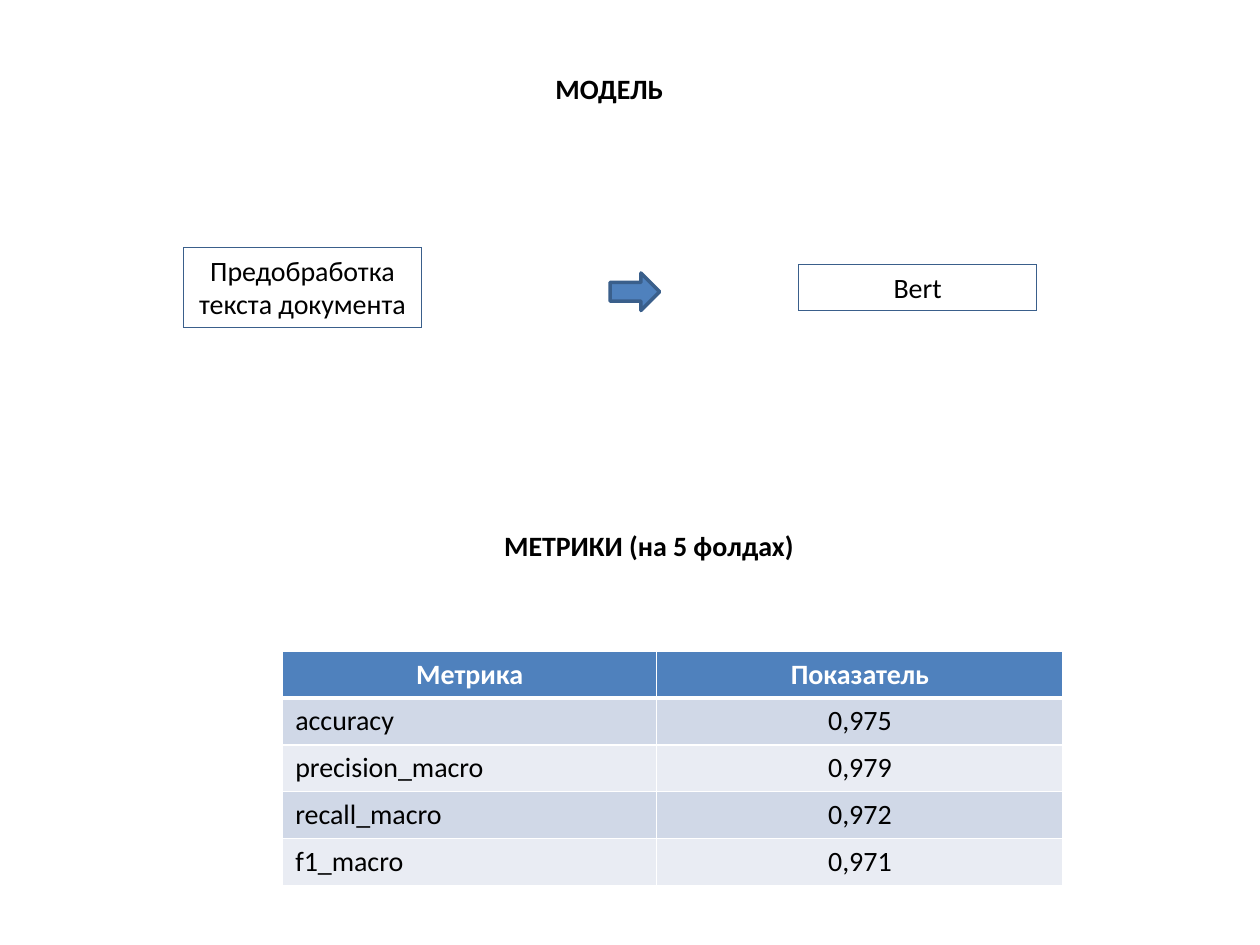
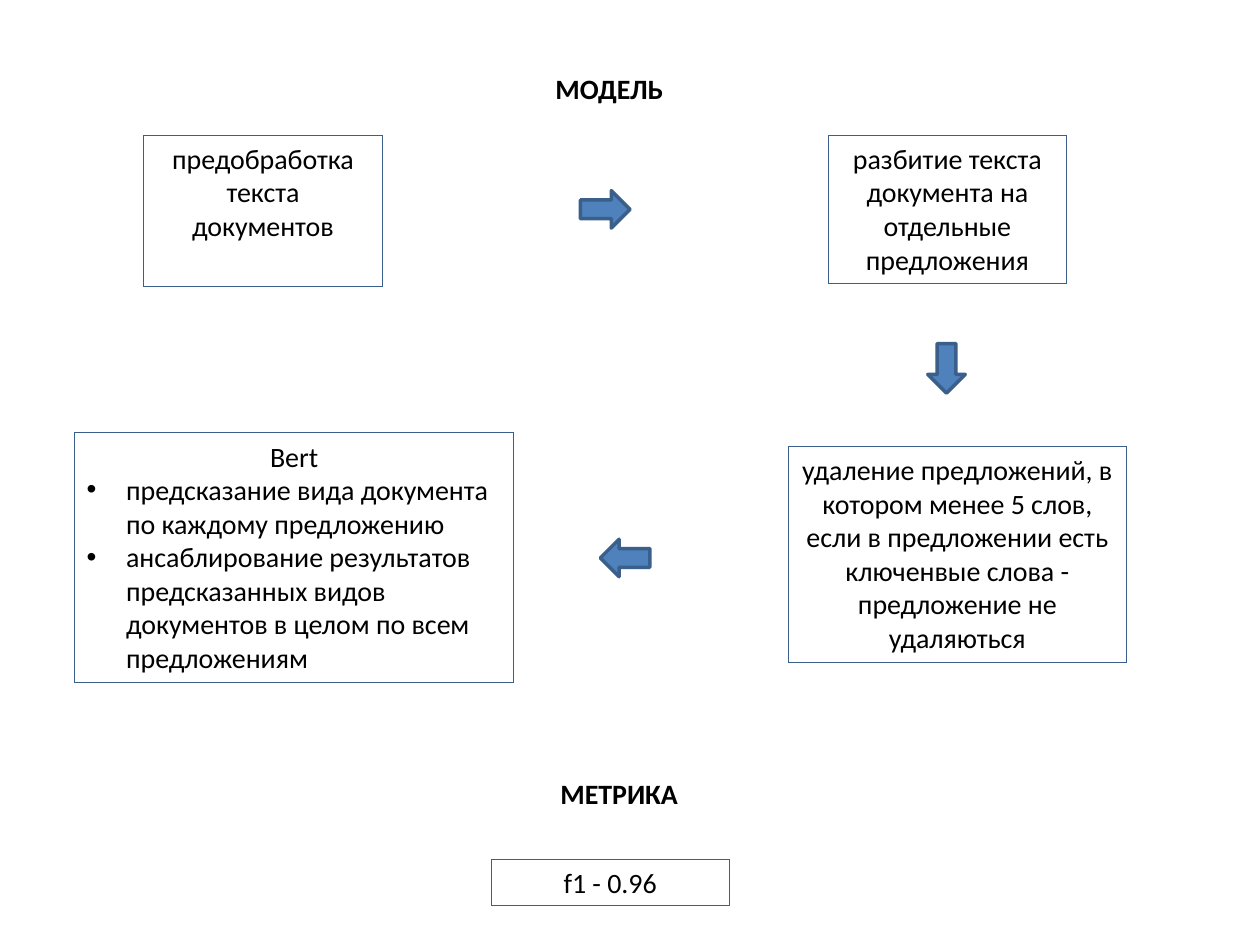
Before and after one commit to RuslanLat/arbitration, a slide deck: slide 4 of presentation.pptx. Drawn at 1260x945 pixels with LibreOffice and Linux fonts; fonts in the diff are those of the drawing. Boxes give left, top, right and bottom in pixels: in the first picture for what was removed or moved away, otherwise in the second. Text is boxed around its words. In the diff, an @@ line names an element or a change of style, - is before the commit and + after.

```diff
--- a/presentation.pptx
+++ b/presentation.pptx
@@ rectangle added at [144,135,382,286], outline #3A5F8C 0.75 pt, 16 pt, text #000000 @@
+предобработка текста документов
@@ rectangle "разбитие текста документа на отдельные ...": place and size @@
-rectangle "разбитие текста документа на отдельные ..." at [184,247,422,328]
+rectangle "разбитие текста документа на отдельные ..." at [828,135,1066,284]
@@ text in rectangle at [853,150,1042,275]: text changed @@
-Предобработка текста документа
+разбитие текста документа на отдельные предложения
@@ right arrow: place and size @@
-right arrow at [610,273,659,311]
+right arrow at [581,190,630,228]
@@ right arrow added at [927,343,965,392], fill #4F81BD, outline #3A5F8C 2 pt @@
@@ rectangle "Bert": place and size @@
-rectangle "Bert" at [799,265,1037,311]
+rectangle "Bert" at [74,433,514,683]
@@ rectangle added at [789,446,1126,663], outline #3A5F8C 0.75 pt, 16 pt, text #000000 @@
+удаление предложений, в котором менее 5 слов, если в предложении есть ключенвые слова - предложение не удаляються
@@ text in rectangle at [126,486,488,673]: paragraphs added @@
+• предсказание вида документа по каждому предложению
+• ансаблирование результатов предсказанных видов документов в целом по всем предложениям
@@ text removed at [504,535,793,561] @@
-МЕТРИКИ (на 5 фолдах)
@@ right arrow added at [600,539,649,577], fill #4F81BD, outline #3A5F8C 2 pt @@
@@ table removed at [282,651,1063,882], 5 rows, 2 columns @@
-Метрика | Показатель
-accuracy | 0,975
-precision_macro | 0,979
-recall_macro | 0,972
-f1_macro | 0,971
@@ text added at [560,786,677,804], 16 pt, text #000000, bold @@
+МЕТРИКА
@@ rectangle added at [491,859,730,906], outline #3A5F8C 0.75 pt, 16 pt, text #000000 @@
+f1 - 0.96
```
Also in this commit, not shown: 1 other slide changed, 6 other files.
